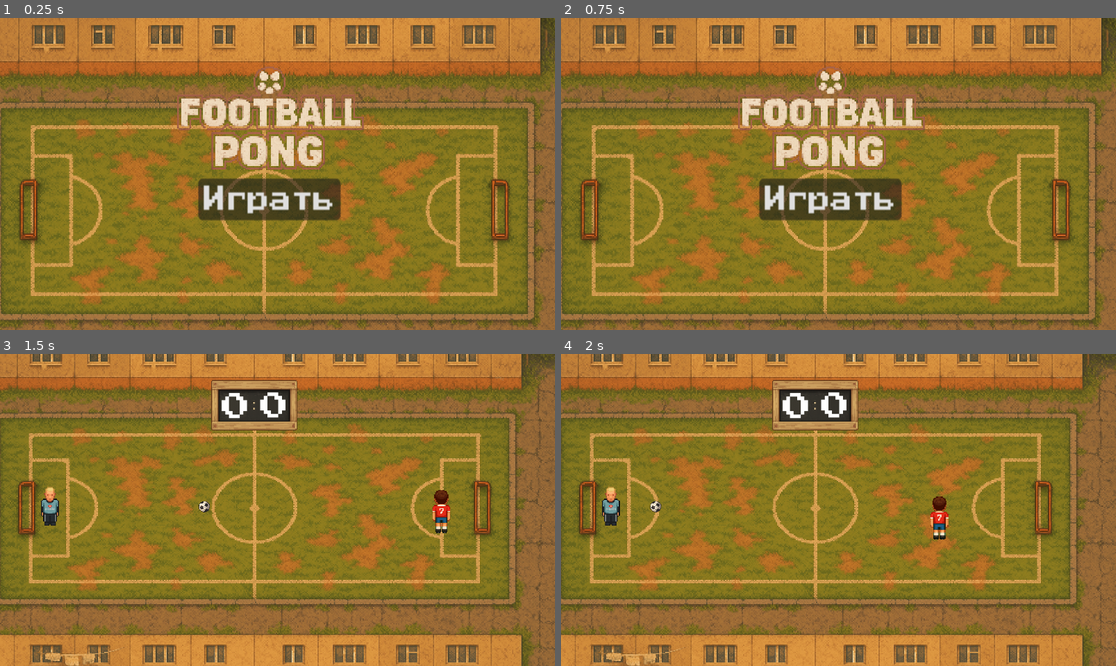
Above: before the commit, frames 1-4 (two rows, left to right).
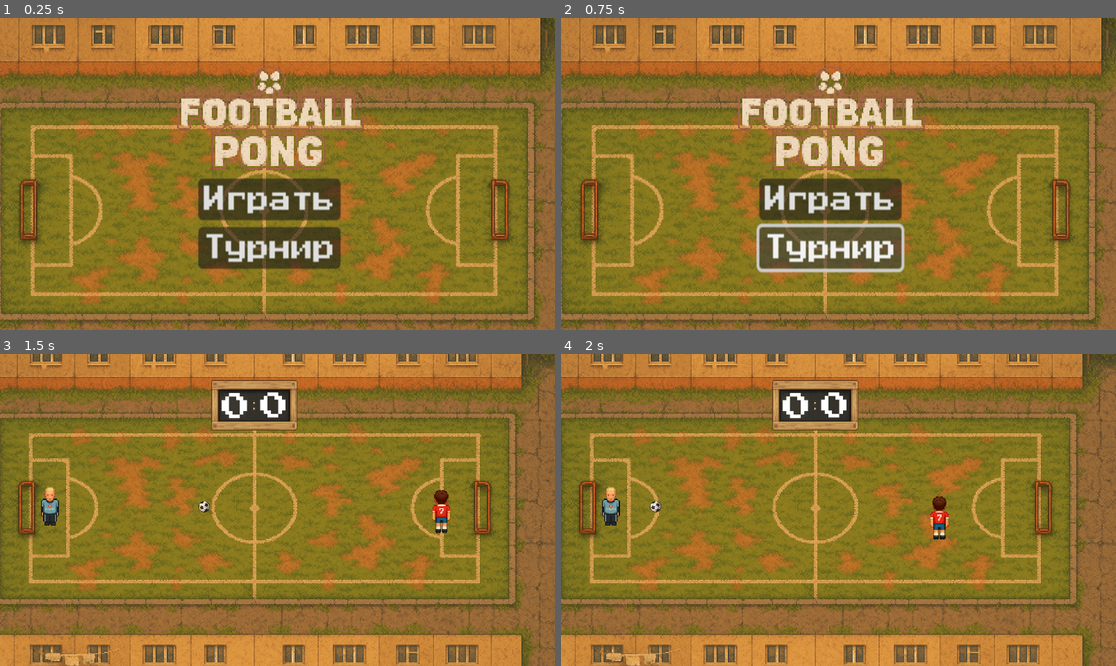
Above: after the commit, the same moments.

Repository: supervi5w4/footballpong
Game: Godot game, scene res://scenes/menu.tscn
Same seed, same stepped clock (60 frames per second), same inputs: the game is played once before the commit and once after it.
Inputs (mouse positions are in pixels of both pictures, inside the frame that each line leads up to):
- Up to frame 1 (0.25 s): no input
- Up to frame 2 (0.75 s): click (832, 248) at 0.5 s, where only the run after the commit has a clickable "Турнир"
- Up to frame 3 (1.5 s): click "Играть" at 1.25 s
- Up to frame 4 (2 s): no input

The runs differ from the first frame. In frame 1, 3.4% of the frame differs, in the area x 35-62%, y 66-81%; in frame 2, 4.3%, in the area x 35-62%, y 65-82%; in frame 3, nothing differs; in frame 4, nothing differs.

Commit message:
### 1️⃣ Главное меню — кнопка "Турнир"
- Добавить кнопку "Турнир" в стартовое меню.  
- При нажатии — переход на сцену выбора команды и старта турнира.  
- Сложность: **2/10** (UI и сигнал нажатия).

Diff:
--- a/scenes/menu.tscn
+++ b/scenes/menu.tscn
@@ -42,6 +42,12 @@
 theme_override_fonts/font = ExtResource("1_vjb58")
 text = "Играть"
 
+[node name="TournamentBtn" type="Button" parent="VBoxContainer"]
+unique_name_in_owner = true
+layout_mode = 2
+theme_override_fonts/font = ExtResource("1_vjb58")
+text = "Турнир"
+
 [node name="menu_logo" type="TextureRect" parent="."]
 clip_contents = true
 layout_mode = 1
